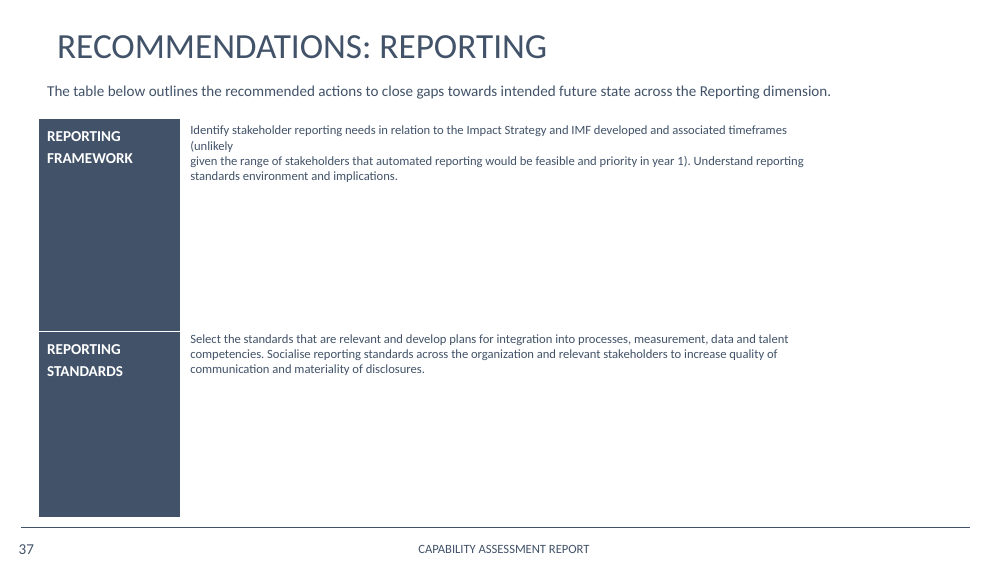
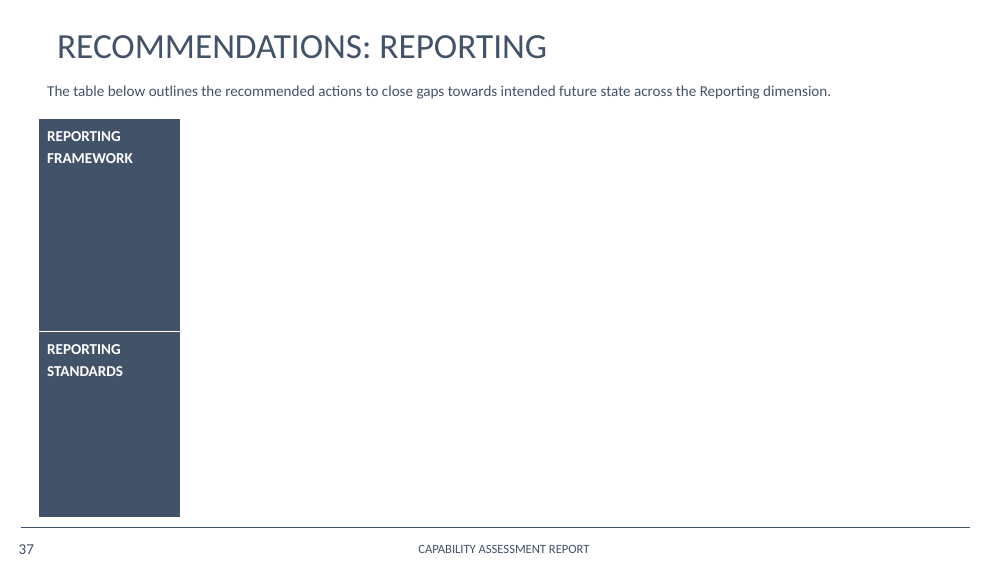
Before and after one commit to opus-meum/power-automate, a slide deck: slide 37 of Capability Assessment Report.pptx. Drawn at 1008x567 pixels with LibreOffice and Linux fonts; fonts in the diff are those of the drawing; background and template pictures are left out. Boxes give left, top, right and bottom in pixels: in the first picture for what was removed or moved away, otherwise in the second. Text is boxed around its words. In the diff, an @@ line names an element or a change of style, - is before the commit and + after.

```diff
--- a/Capability Assessment Report.pptx
+++ b/Capability Assessment Report.pptx
@@ text removed at [190, 125, 804, 182] @@
-Identify stakeholder reporting needs in relation to the Impact Strategy and IMF developed and associated timeframes (unlikely
-given the range of stakeholders that automated reporting would be feasible and priority in year 1). Understand reporting
-standards environment and implications.
@@ text removed at [190, 334, 789, 375] @@
-Select the standards that are relevant and develop plans for integration into processes, measurement, data and talent
-competencies. Socialise reporting standards across the organization and relevant stakeholders to increase quality of
-communication and materiality of disclosures.
```
Also in this commit, not shown: 13 other slides changed, 10 other files.
